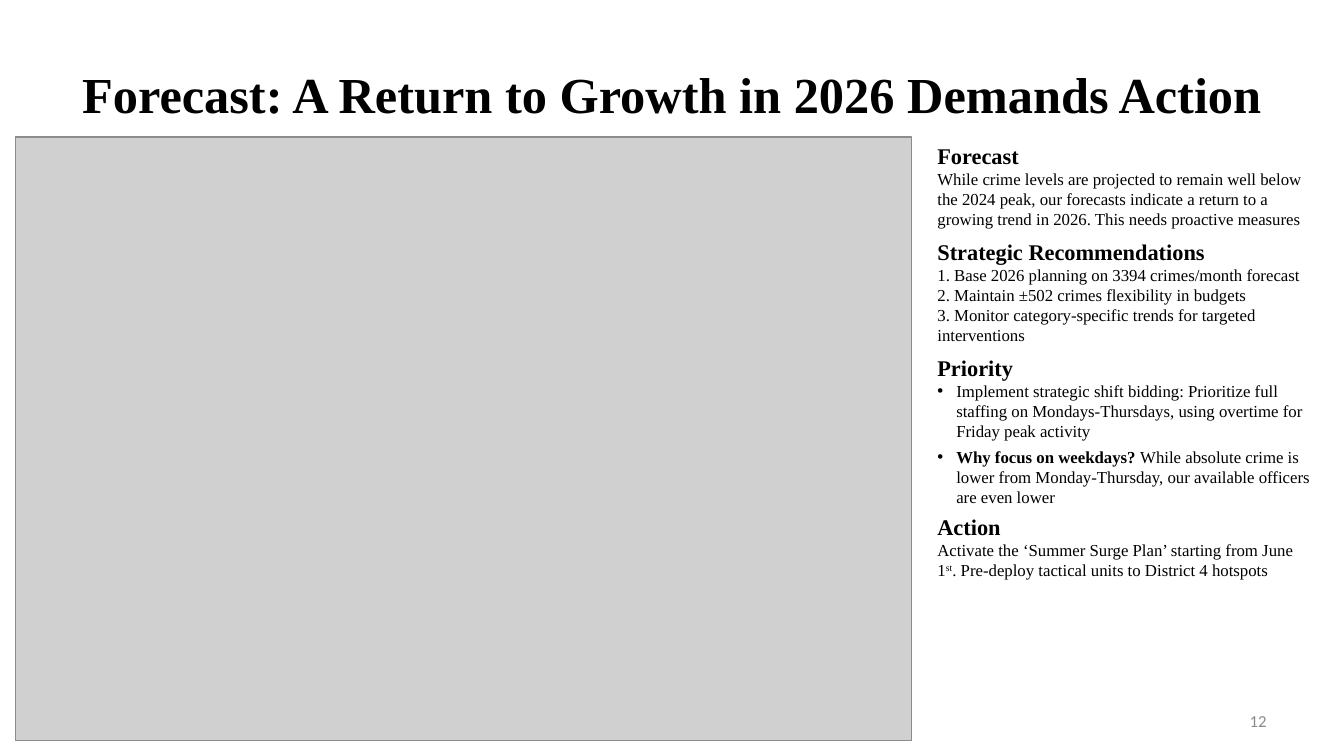
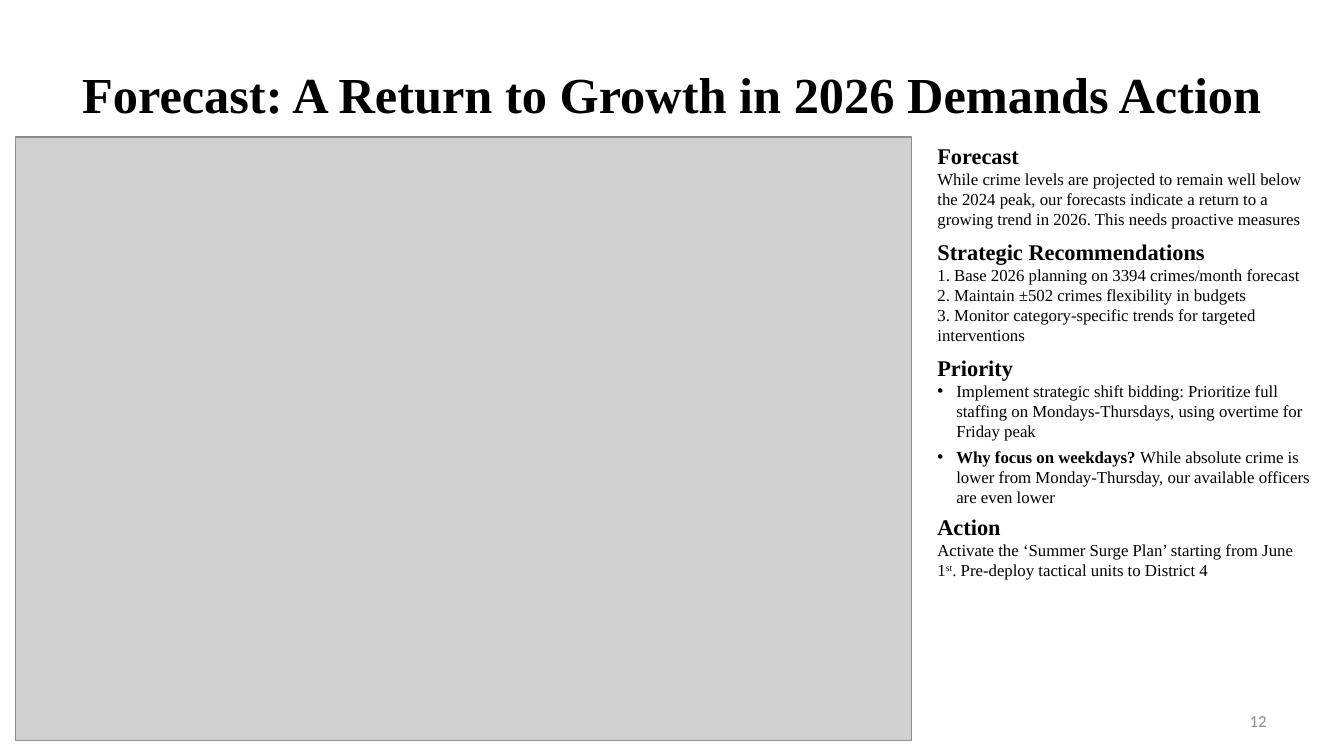
Before and after one commit to fuxima/YRP, a slide deck: slide 12 of YorkRegionCrimeAnalysis_presentation.pptx. Drawn at 1344x756 pixels with LibreOffice and Linux fonts; fonts in the diff are those of the drawing; grey boxes stand for pictures; background and template pictures are left out. Boxes give left, top, right and bottom in pixels: in the first picture for what was removed or moved away, otherwise in the second. Text is boxed around its words. In the diff, an @@ line names an element or a change of style, - is before the commit and + after.

```diff
--- a/YorkRegionCrimeAnalysis_presentation.pptx
+++ b/YorkRegionCrimeAnalysis_presentation.pptx
@@ text at bbox=[956, 385, 1303, 441]: text changed @@
-• Implement strategic shift bidding: Prioritize full staffing on Mondays-Thursdays, using overtime for Friday peak activity
+• Implement strategic shift bidding: Prioritize full staffing on Mondays-Thursdays, using overtime for Friday peak
@@ text at bbox=[937, 544, 1293, 580]: text changed @@
-Activate the ‘Summer Surge Plan’ starting from June 1st. Pre-deploy tactical units to District 4 hotspots
+Activate the ‘Summer Surge Plan’ starting from June 1st. Pre-deploy tactical units to District 4
```
Also in this commit, not shown: 26 other slides changed.
